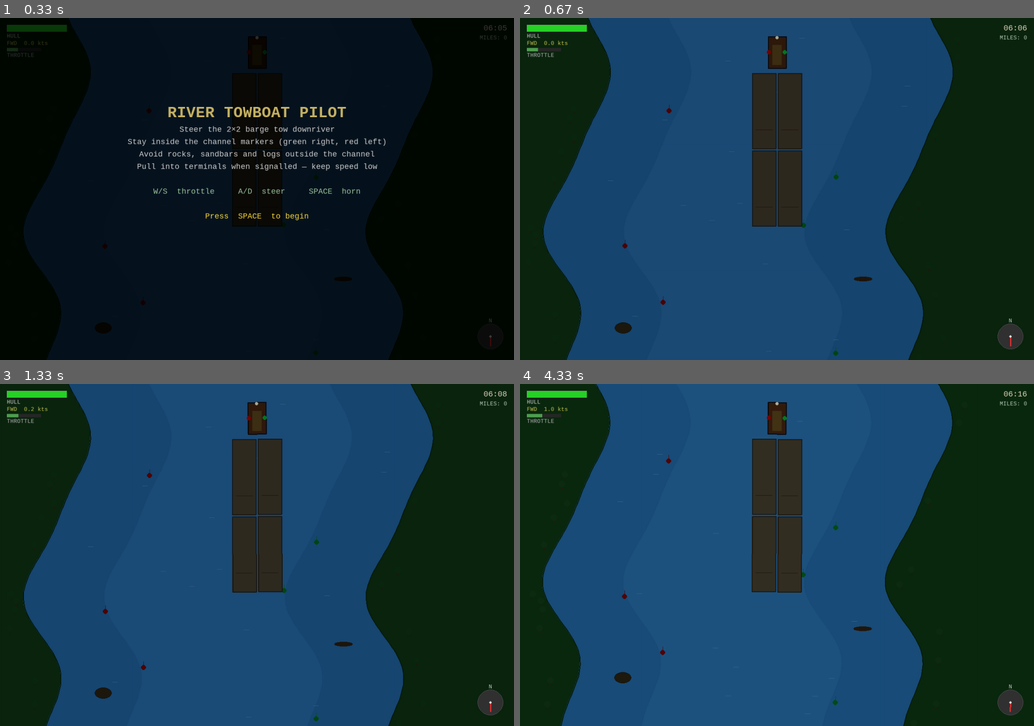
Above: before the commit, frames 1-4 (two rows, left to right).
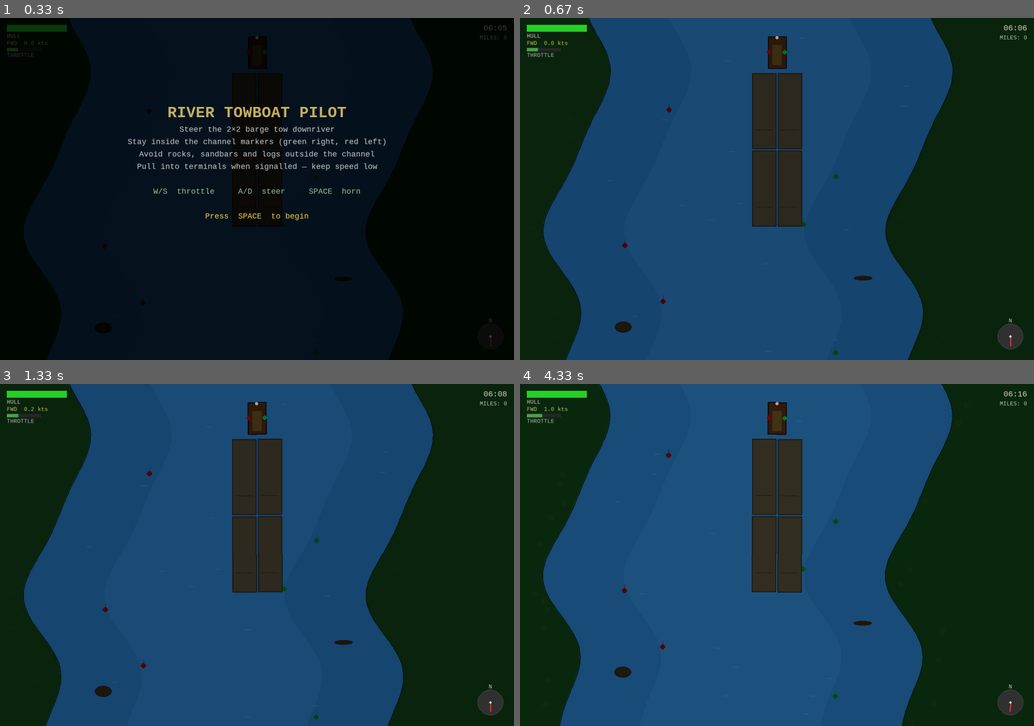
Above: after the commit, the same moments.

Repository: roadwarrior99/lock-simulator
Game: pygame game, started from pilot_sim.py
Two runs of this game, one before a commit and one after it. Both use one fixed random seed, a clock stepped at 60 frames per second and the inputs below.
Inputs:
- Up to frame 1 (0.33 s): no input
- Up to frame 2 (0.67 s): tap Space at 0.33 s
- Up to frame 3 (1.33 s): tap W at 0.67 s; hold Right from 1 s (still down)
- Up to frame 4 (4.33 s): release Right at 1.47 s; hold Up 1.5-1.8 s; hold Right 1.83-2.3 s; hold Left 2.33-2.87 s; hold Down 2.9-3.2 s; hold Left 3.23-3.63 s; hold Up 3.67-4.03 s; hold Right from 4.07 s (still down)

Frame 1 is identical in both runs. In frame 2, 0.4% of the frame differs, in the area x 4-85%, y 0-100%; in frame 3, 0.6%; in frame 4, 1.5%, in the area x 2-87%, y 0-100%.

Commit message:
navigation checks

Diff:
--- a/pilot_sim.py
+++ b/pilot_sim.py
@@ -54,6 +54,8 @@
 DRAG     = 0.988  # speed multiplied each frame (water resistance)
 YAW_MAX  = 0.55   # degrees/frame at full steer and full speed (bow-pivot: long lever arm)
 YAW_DAMP = 0.82   # angular-velocity damped each frame
+CURRENT_Y  = 1.2  # river current speed downstream (+Y), world units/frame
+CURRENT_CD = 0.05 # hydrodynamic drag coefficient (quadratic: F ∝ Cd·v_rel²)
 
 # ── Game time ──────────────────────────────────────────────────────────────────
 MINS_PER_SEC = 2.5    # game-minutes per real second
@@ -273,6 +275,13 @@
         by += fy * self.speed
         self.x = bx - fx * bow_d
         self.y = by - fy * bow_d
+
+        # Hydrodynamic current drag: F = Cd · v_rel · |v_rel|  (quadratic)
+        # River flows +Y; relative velocity is (current - vessel world velocity).
+        vrel_x = 0.0 - fx * self.speed
+        vrel_y = CURRENT_Y - fy * self.speed
+        self.x += CURRENT_CD * vrel_x * abs(vrel_x)
+        self.y += CURRENT_CD * vrel_y * abs(vrel_y)
 
     # ── Draw ───────────────────────────────────────────────────────────────────
     def draw(self, surf, cam_x, cam_y, ambient):
